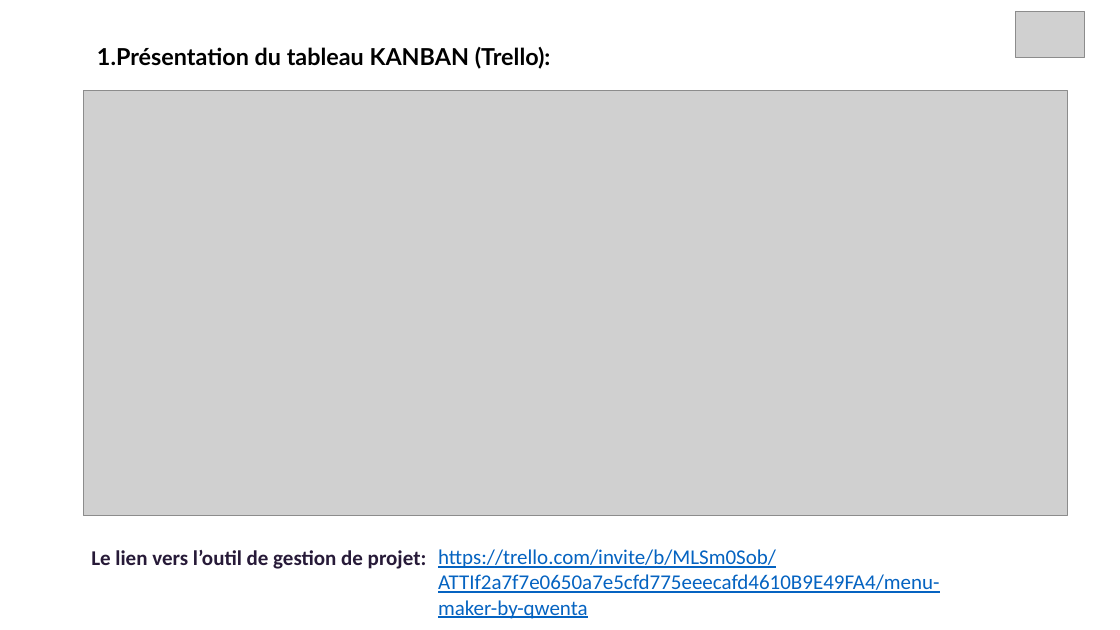
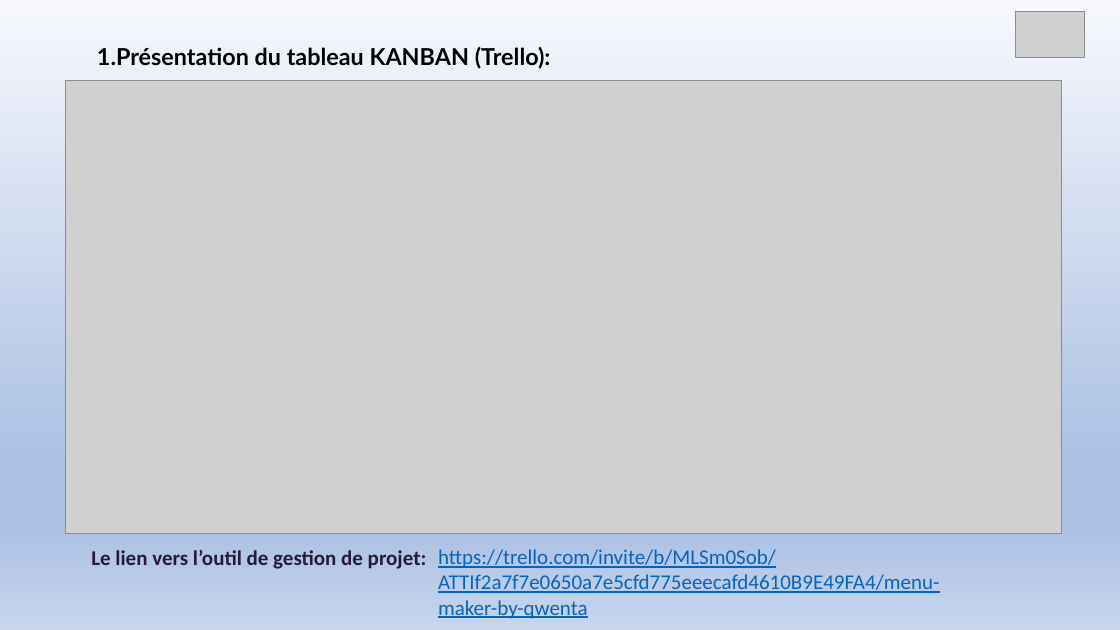
Before and after one commit to 88Hajar/Projet-7, a slide deck: slide 3 of BENAISSA_HAJAR_3_KANBAN.pptx. Drawn at 1120x630 pixels with LibreOffice and Linux fonts; fonts in the diff are those of the drawing; grey boxes stand for pictures. Boxes give left, top, right and bottom in pixels: in the first picture for what was removed or moved away, otherwise in the second. Text is boxed around its words. In the diff, an @@ line names an element or a change of style, - is before the commit and + after.

```diff
--- a/BENAISSA_HAJAR_3_KANBAN.pptx
+++ b/BENAISSA_HAJAR_3_KANBAN.pptx
@@ background #FFFFFF to gradient #F6F8FC to #ABC0E4 to #C7D5ED @@
@@ picture: place and size @@
-picture at box(83, 91, 1068, 517)
+picture at box(66, 81, 1062, 534)
```
Also in this commit, not shown: 5 other slides changed, 1 slide added, 1 slide removed, 2 other files.
